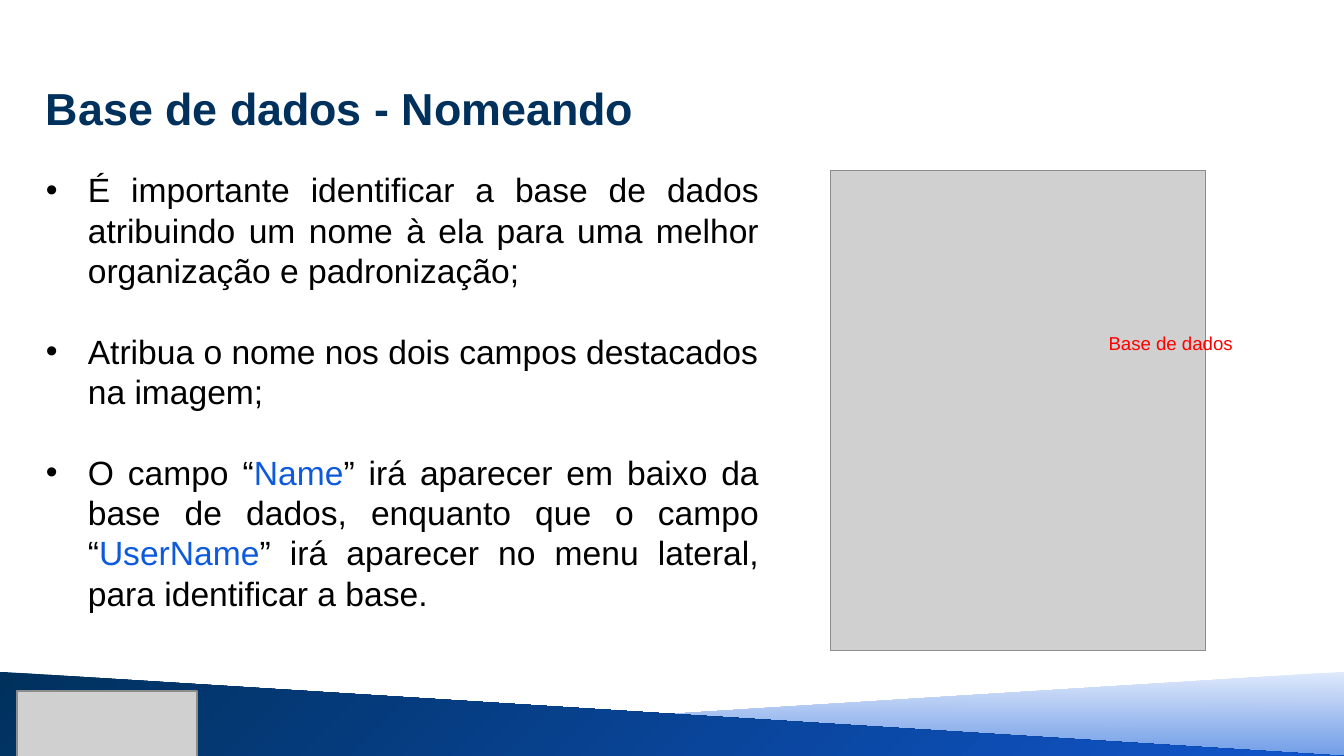
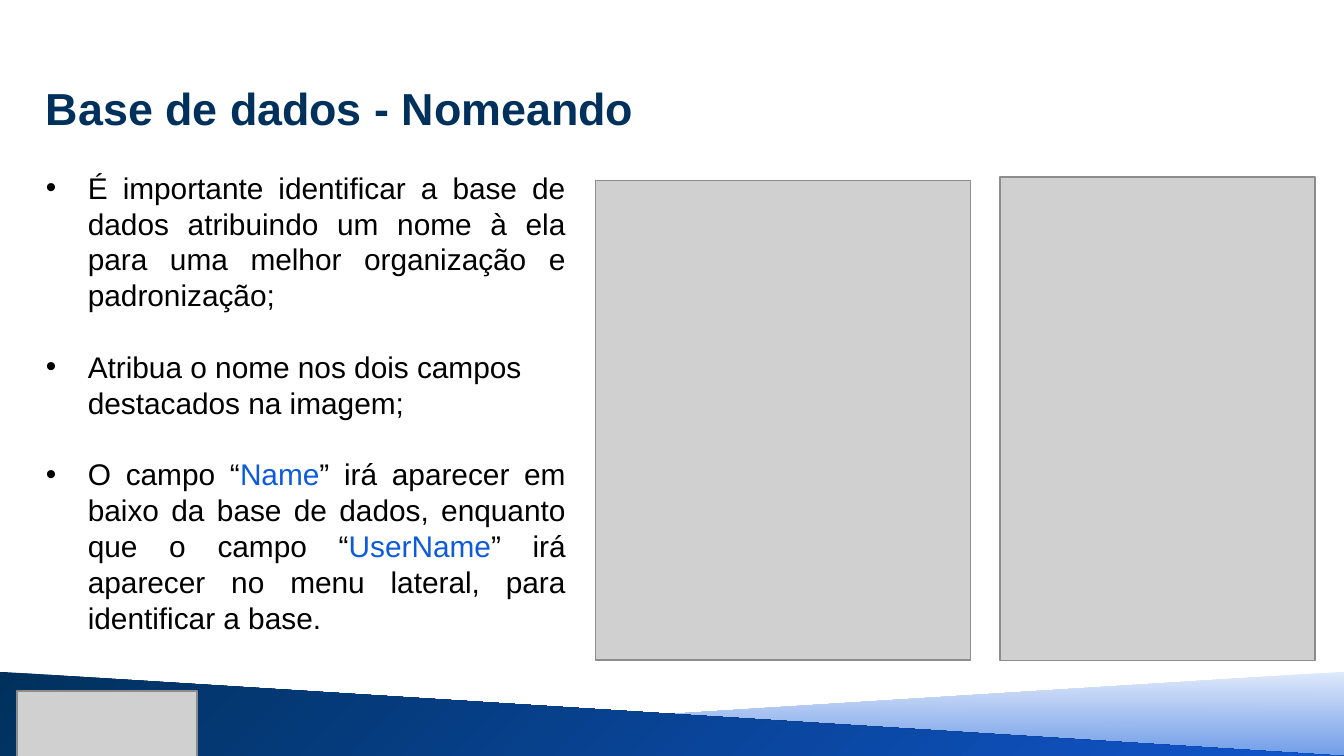
Before and after one commit to MauricioSEmbras/FAST_Report, a slide deck: slide 10 of Treinamento FAST REPORT/treinamento fast - nível 1 parte 1.pptx. Drawn at 1344x756 pixels with LibreOffice and Linux fonts; fonts in the diff are those of the drawing; grey boxes stand for pictures. Boxes give left, top, right and bottom in pixels: in the first picture for what was removed or moved away, otherwise in the second. Text is boxed around its words. In the diff, an @@ line names an element or a change of style, - is before the commit and + after.

```diff
--- a/Treinamento FAST REPORT/treinamento fast - nível 1 parte 1.pptx
+++ b/Treinamento FAST REPORT/treinamento fast - nível 1 parte 1.pptx
@@ text "É importante identificar a base ..." at <box>88,175,566,630</box>: size 18 to 16 pt @@
@@ picture added at <box>1000,177,1314,661</box> @@
@@ picture: place and size @@
-picture at <box>831,171,1206,650</box>
+picture at <box>595,180,970,660</box>
@@ text removed at <box>1109,335,1233,354</box> @@
-Base de dados
```
Also in this commit, not shown: 9 other slides changed, 6 slides added, 5 slides removed, 1 other file.
